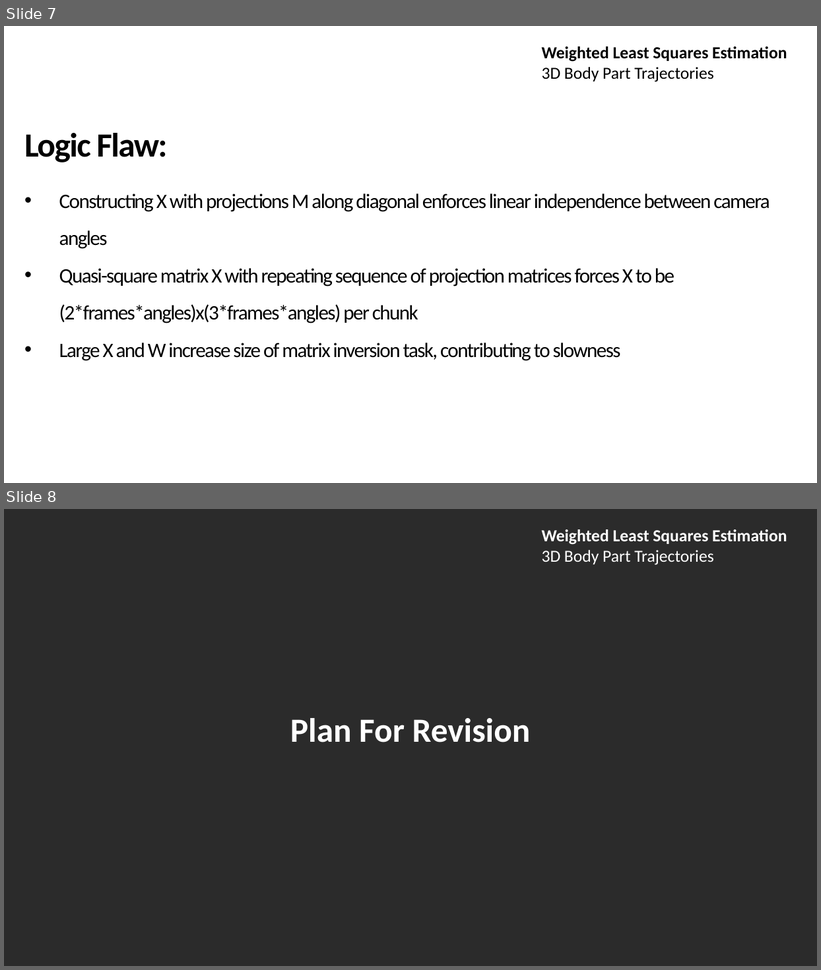
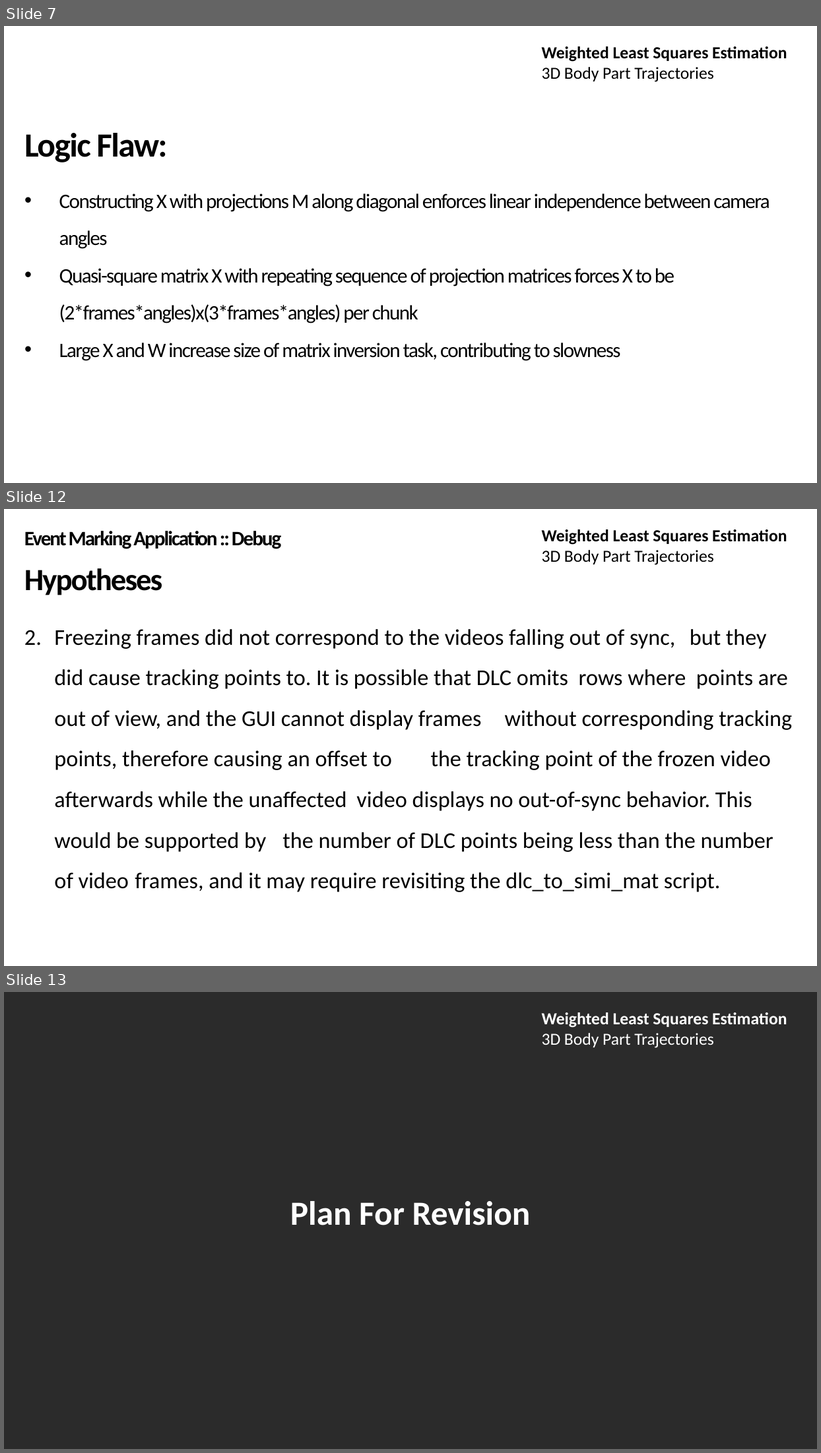
Before and after one commit to neekonsu/POSE_EVENT_MARK, a slide deck: wls_gated_dlc_triangulation/Weighted_Least_Squares.pptx. Shown one above the other, each under a label of ours: slides 7 and 8 before the commit, slides 7, 12 and 13 after it; the slides between them are not shown. The pictures are 821x970 and 821x1453 pixels, drawn with LibreOffice and Linux fonts; fonts in the diff are those of the drawing; background and template pictures are left out; a plain dark background stands for a picture behind light text. Boxes give left, top, right and bottom in pixels: in the first picture for what was removed or moved away, otherwise in the second. Text is boxed around its words. In the diff, an @@ line names an element or a change of style, - is before the commit and + after.

Commit message:
Updated slides to represent file structure, todo generate figures for nsx and marks file previews, finish annotating 20200723, finish fixing trajectories, retrain DLC model, generate dataset by 20th

```diff
--- a/wls_gated_dlc_triangulation/Weighted_Least_Squares.pptx
+++ b/wls_gated_dlc_triangulation/Weighted_Least_Squares.pptx
@@ slide 12 added at (4,509,817,966), background picture (left out) @@
@@ text added at (24,531,281,549), 40 pt, text #000000, bold @@
+Event Marking Application :: Debug
@@ title added at (542,529,787,565), 33 pt, text #000000, bold @@
+Weighted Least Squares Estimation
+3D Body Part Trajectories
@@ text added at (24,568,788,892), 44 pt, text #000000 @@
+Hypotheses
+2. Freezing frames did not correspond to the videos falling out of sync, but they did cause tracking points to. It is possible that DLC omits rows where points are out of view, and the GUI cannot display frames without corresponding tracking points, therefore causing an offset to the tracking point of the frozen video afterwards while the unaffected video displays no out-of-sync behavior. This would be supported by the number of DLC points being less than the number of video frames, and it may require revisiting the dlc_to_simi_mat script.
@@ what was slide 8 is now slide 13 @@
```
Also in this commit, not shown: 2 slides changed, 4 other slides added, 1 other file.
